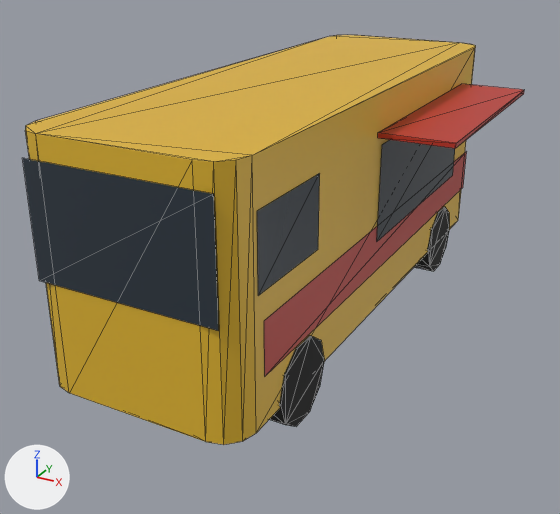
The glTF model assets/buildings/dc/dc_food_truck.glb: old version first, new version second.
Both versions are drawn from a camera (50 mm lens) standing at (3.92, -8.53, 4.96) and looking at (-0.42, -0.62, 1.01). Lighting does not change. The marker at lower left points along +X, +Y and +Z. The first picture is the older version. Mesh edges are drawn as thin lines. Vertices at exactly the same position are counted once.

The first picture shows 'dc_food_truck'.
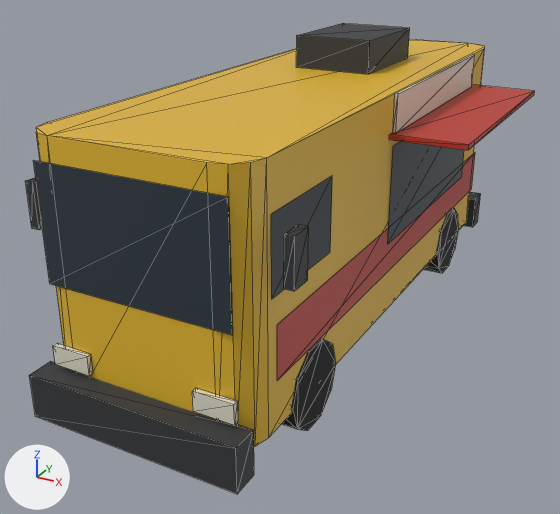
Where the change shows, as pixel boxes [x1, y1, x2, y2] in the pictures (560 x 514 px; the box of a moved part takes in the faces that stretch with it):
'dc_food_truck', reshaped, moved, rescaled (15% taller): before [23, 35, 524, 445]; after [26, 23, 535, 494]
part 1 of me_dc_food_truck, moved or reshaped: before [25, 35, 475, 445]; after [36, 39, 485, 446]
part 2 of me_dc_food_truck, moved or reshaped: before [378, 84, 524, 149]; after [389, 85, 535, 150]
part 3 of me_dc_food_truck, added: after [29, 361, 254, 494]
part 4 of me_dc_food_truck, added: after [463, 192, 481, 227]
part 5 of me_dc_food_truck, added: after [53, 343, 93, 376]
part 6 of me_dc_food_truck, added: after [26, 177, 42, 230]
part 7 of me_dc_food_truck, added: after [192, 389, 238, 425]
part 8 of me_dc_food_truck, added: after [284, 224, 309, 291]
part 9 of me_dc_food_truck, added: after [296, 23, 410, 74]
part 10 of me_dc_food_truck, added (beige): after [393, 55, 475, 133]
part 11 of me_dc_food_truck, moved or reshaped: before [269, 335, 324, 427]; after [282, 339, 336, 431]
part 12 of me_dc_food_truck, moved or reshaped: before [414, 206, 449, 271]; after [424, 208, 458, 273]
part 13 of me_dc_food_truck, rebuilt: before [264, 151, 467, 376]; after [277, 153, 475, 381]
part 14 of me_dc_food_truck, rebuilt: before [377, 140, 455, 241]; after [388, 141, 464, 243]
part 15 of me_dc_food_truck, deleted: before [257, 174, 320, 295]
part 16 of me_dc_food_truck, built on: after [33, 160, 332, 335]

Diff of the bpy script that builds the scene:
```diff
--- a/assets/buildings/dc/dc_food_truck.glb.py
+++ b/assets/buildings/dc/dc_food_truck.glb.py
@@ me_dc_food_truck @@
 # used by ob_dc_food_truck; location = (0.0, 0.0, 1.59); scale = (3.6, 3.6, 3.6)
-me_dc_food_truck.from_pydata(...)  # 144 vertices, 194 faces; spans x -0.46..0.46, y -1.0..1.0, z -0.44..0.44
+me_dc_food_truck.from_pydata(...)  # 208 vertices, 274 faces; spans x -0.47..0.47, y -1.0..1.0, z -0.46..0.46
+# me_dc_food_truck part 1: the loose piece of 32 vertices spanning x -0.45..0.21, y -1.0..1.0, z -0.32..0.44 is scaled about its middle by 0.932, then moved by (0.04, 0.0, -0.06)
+# me_dc_food_truck part 2: the loose piece of 8 vertices spanning x 0.21..0.46, y -0.14..0.75, z 0.3..0.32 is scaled about its middle by 0.932, then moved by (0.01, -0.02, -0.07)
+# me_dc_food_truck part 3: the loose piece of 8 vertices spanning x 0.21..0.46, y -0.14..0.75, z 0.3..0.32 is copied, and the copy is scaled about its middle by (2.54, 0.0873, 7.79), then moved by (-0.41, -1.27, -0.65); it spans x -0.39..0.24, y -1.0..-0.92, z -0.4..-0.27
+# me_dc_food_truck part 4: the loose piece of 8 vertices spanning x 0.21..0.46, y -0.14..0.75, z 0.3..0.32 is copied, and the copy is scaled about its middle by (2.54, 0.0873, 7.79), then moved by (-0.41, 0.65, -0.65); it spans x -0.39..0.24, y 0.92..1.0, z -0.4..-0.27
+# me_dc_food_truck part 5: the loose piece of 8 vertices spanning x 0.21..0.46, y -0.14..0.75, z 0.3..0.32 is copied, and the copy is scaled about its middle by (0.466, 0.0175, 3.42), then moved by (-0.63, -1.24, -0.54); it spans x -0.36..-0.24, y -0.94..-0.93, z -0.26..-0.2
+# me_dc_food_truck part 6: the loose piece of 8 vertices spanning x 0.21..0.46, y -0.14..0.75, z 0.3..0.32 is copied, and the copy is scaled about its middle by (0.104, 0.0727, 7.78), then moved by (-0.79, -1.13, -0.17); it spans x -0.47..-0.44, y -0.86..-0.79, z 0.07..0.2
+# me_dc_food_truck part 7: the loose piece of 8 vertices spanning x 0.21..0.46, y -0.14..0.75, z 0.3..0.32 is copied, and the copy is scaled about its middle by (0.465, 0.0175, 3.42), then moved by (-0.19, -1.24, -0.54); it spans x 0.08..0.2, y -0.94..-0.93, z -0.26..-0.2
+# me_dc_food_truck part 8: the loose piece of 8 vertices spanning x 0.21..0.46, y -0.14..0.75, z 0.3..0.32 is copied, and the copy is scaled about its middle by (0.104, 0.0727, 7.78), then moved by (-0.04, -1.13, -0.17); it spans x 0.28..0.31, y -0.86..-0.79, z 0.07..0.2
+# me_dc_food_truck part 9: the loose piece of 8 vertices spanning x 0.21..0.46, y -0.14..0.75, z 0.3..0.32 is copied, and the copy is scaled about its middle by (1.03, 0.408, 6.23), then moved by (-0.41, 0.0, 0.1); it spans x -0.21..0.05, y 0.13..0.49, z 0.36..0.46
+# me_dc_food_truck part 10: the loose piece of 8 vertices spanning x 0.21..0.46, y -0.14..0.75, z 0.3..0.32 is copied, and the copy is scaled about its middle by (0.0416, 0.873, 7), then moved by (-0.1, -0.02, -0.01); it spans x 0.23..0.24, y -0.1..0.67, z 0.24..0.36
+# me_dc_food_truck part 11: the loose piece of 20 vertices spanning x 0.13..0.22, y -0.78..-0.5, z -0.44..-0.18 is moved by (0.02, 0.04, -0.03)
+# me_dc_food_truck part 12: the loose piece of 20 vertices spanning x 0.13..0.22, y 0.47..0.75, z -0.44..-0.18 is scaled about its middle by 0.931, then moved by (0.02, -0.04, -0.03)
+# me_dc_food_truck part 13: the loose piece of 4 vertices spanning x 0.21, y -0.86..0.92, z -0.17..0.0 is rebuilt with 4 vertices and now spans x 0.24, y -0.8..0.85, z -0.21..-0.05
+# me_dc_food_truck part 14: the loose piece of 4 vertices spanning x 0.22, y -0.11..0.72, z -0.06..0.27 is rebuilt with 4 vertices and now spans x 0.24, y -0.1..0.67, z -0.11..0.2
+# me_dc_food_truck part 15: the loose piece of 4 vertices spanning x 0.21, y -0.89..-0.55, z 0.08..0.3 is deleted
+# me_dc_food_truck part 16: 4 vertices removed from x -0.46, y -0.86..0.92, z -0.17..0.0; 16 vertices added at x -0.39..0.24, y -0.93..0.85, z -0.21..0.29
+# other edits to the shape of me_dc_food_truck do not show in these pictures
 me_dc_food_truck.materials.append(mat_dc_food_truck_palette)
@@ ob_dc_food_truck @@
 ob_dc_food_truck = bpy.data.objects.new('dc_food_truck', me_dc_food_truck)
-ob_dc_food_truck.location = (0.0, 0.0, 1.59)
-ob_dc_food_truck.scale = (3.6, 3.6, 3.6)
+ob_dc_food_truck.location = (0.0, 0.0, 1.79)
+ob_dc_food_truck.scale = (3.87, 3.87, 3.87)
```
